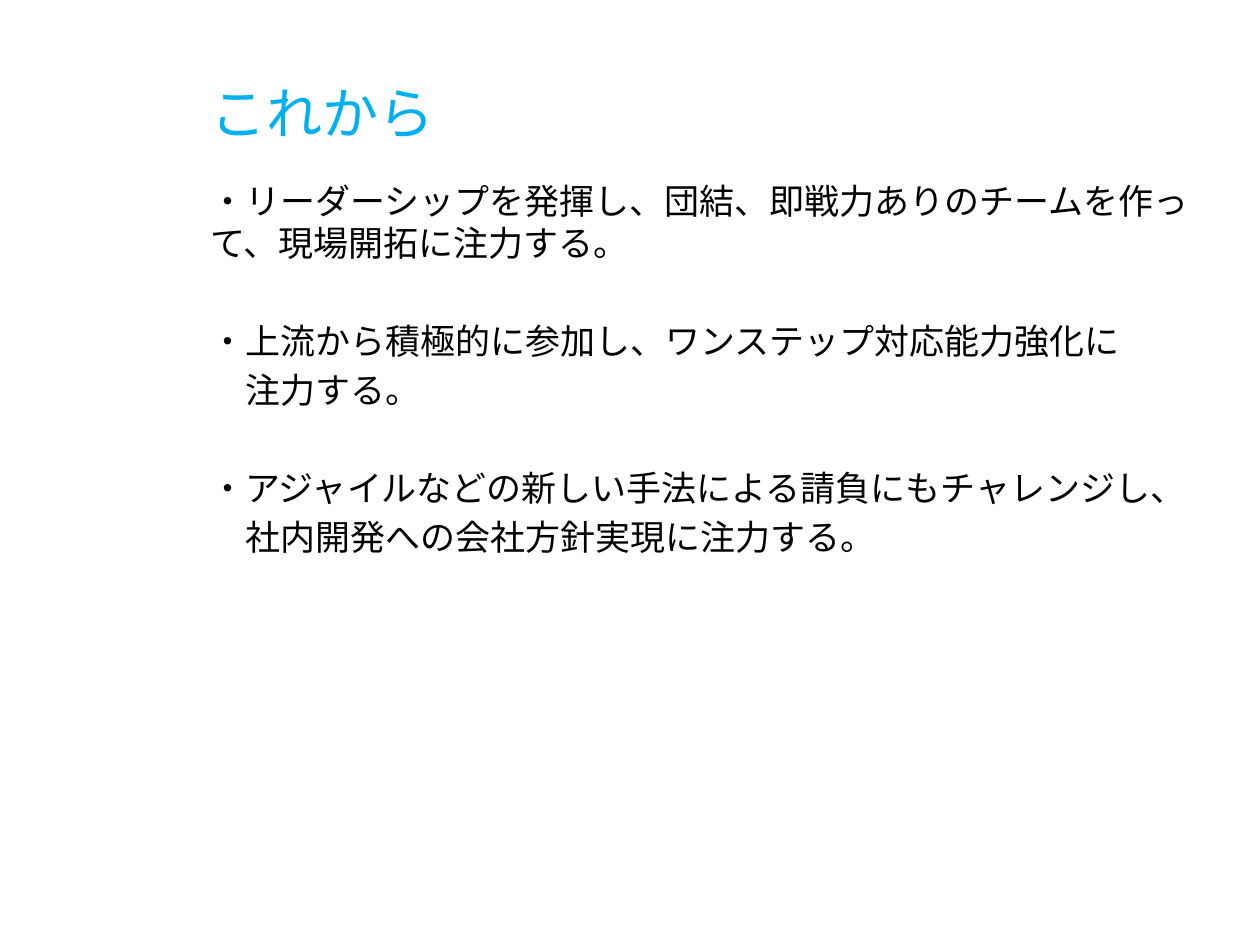
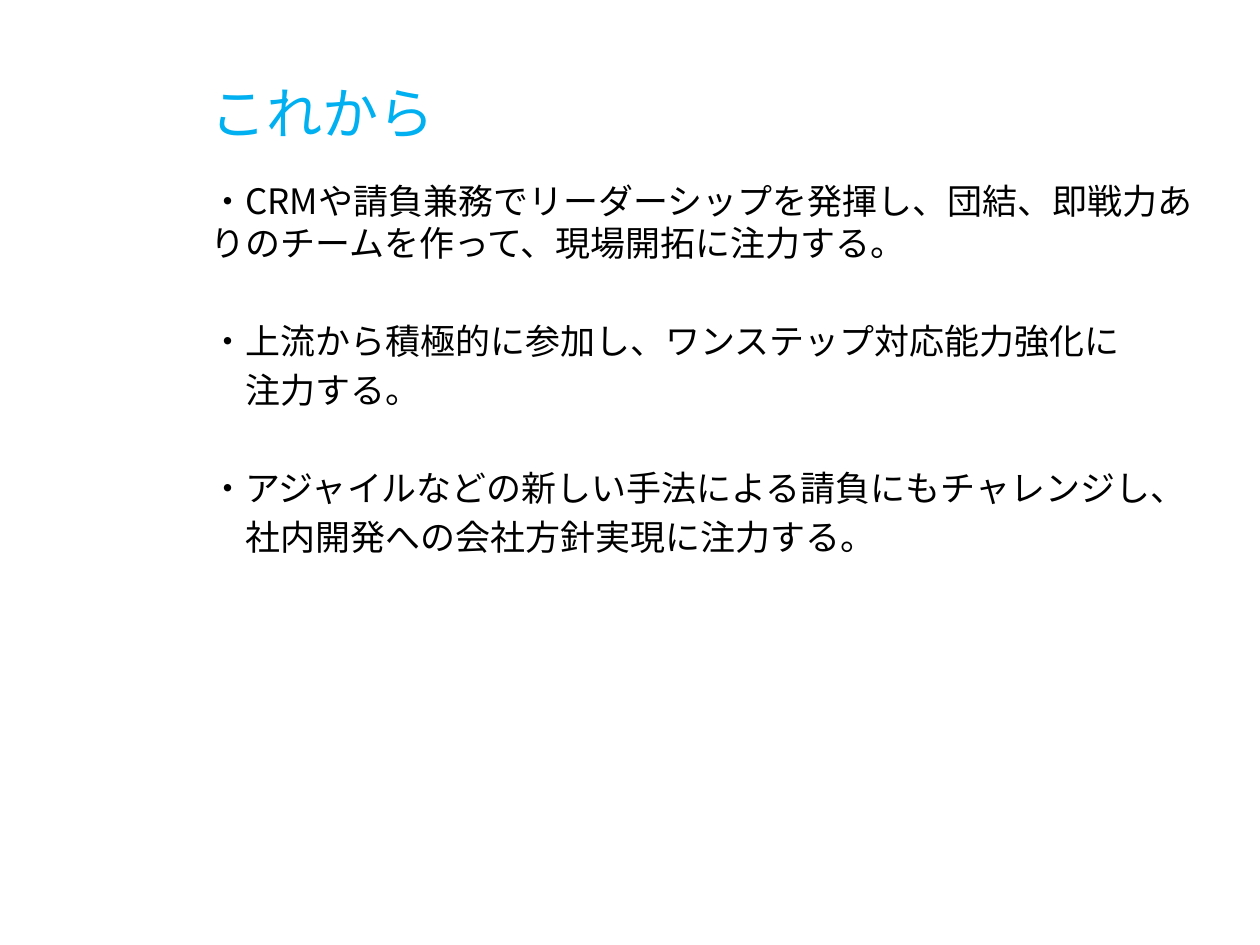
Before and after one commit to milo-bb/test, a slide deck: slide 13 of 昇格プレゼン(徐洋)_new.pptx. Drawn at 1260x945 pixels with LibreOffice and Linux fonts; fonts in the diff are those of the drawing; background and template pictures are left out. Boxes give left, top, right and bottom in pixels: in the first picture for what was removed or moved away, otherwise in the second. Text is boxed around its words. In the diff, an @@ line names an element or a change of style, - is before the commit and + after.

```diff
--- a/昇格プレゼン(徐洋)_new.pptx
+++ b/昇格プレゼン(徐洋)_new.pptx
@@ text at (210,184,1192,259): text changed @@
-・リーダーシップを発揮し、団結、即戦力ありのチームを作って、現場開拓に注力する。
+・CRMや請負兼務でリーダーシップを発揮し、団結、即戦力ありのチームを作って、現場開拓に注力する。
```
Also in this commit, not shown: 7 other slides changed, 2 slides added, 2 slides removed.
